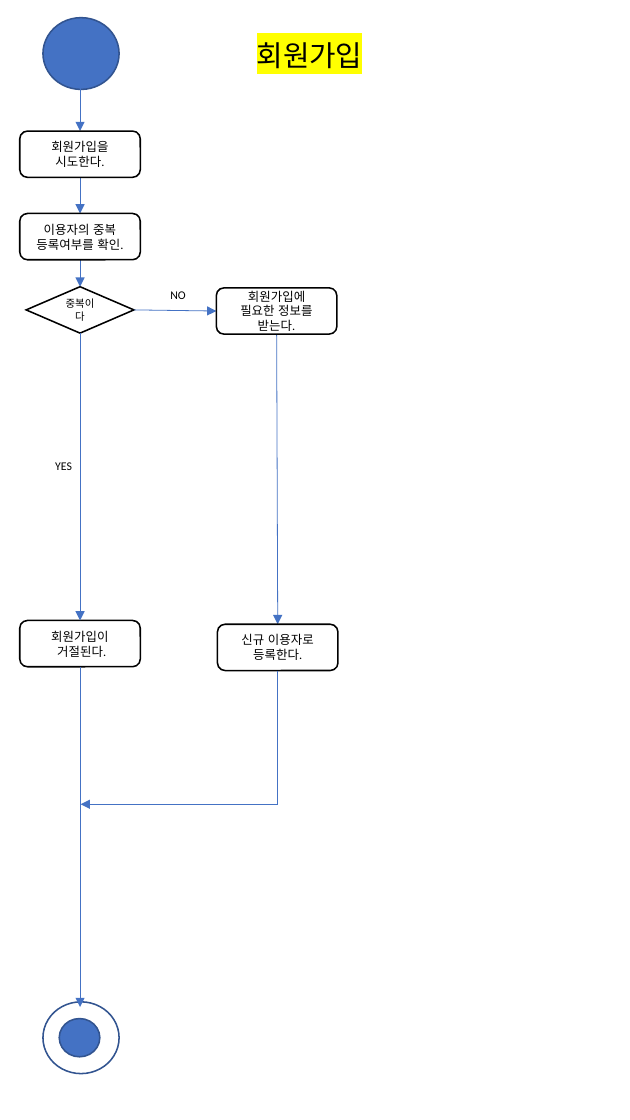
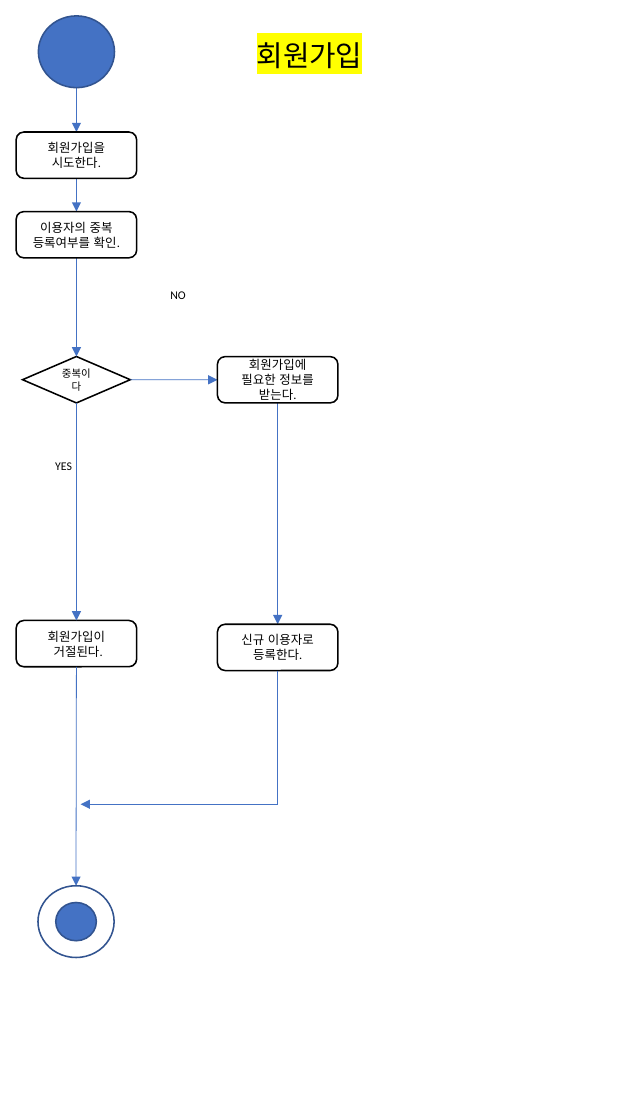
Before and after one commit to deodeok/moba, a slide deck: slide 1 of 소공 설계서/워크플로우.pptx. Drawn at 630x1120 pixels with LibreOffice and Linux fonts; fonts in the diff are those of the drawing. Boxes give left, top, right and bottom in pixels: in the first picture for what was removed or moved away, otherwise in the second. Text is boxed around its words. In the diff, an @@ line names an element or a change of style, - is before the commit and + after.

```diff
--- a/소공 설계서/워크플로우.pptx
+++ b/소공 설계서/워크플로우.pptx
@@ ellipse added at (38, 16, 114, 87), fill #4472C4, outline #325491 1 pt @@
@@ ellipse removed at (43, 18, 119, 90) @@
@@ arrow moved from (81, 54) - (81, 131) to (76, 87) - (76, 132) @@
@@ 3 rounded rectangles, 1 arrow: place and size @@
-3 rounded rectangles, 1 arrow at (20, 131, 141, 667)
+3 rounded rectangles, 1 arrow at (16, 132, 137, 667)
@@ arrow moved from (81, 260) - (81, 287) to (76, 258) - (76, 356) @@
@@ diamond "중복이다": place and size @@
-diamond "중복이다" at (26, 287, 133, 333)
+diamond "중복이다" at (22, 356, 130, 402)
@@ rounded rectangle "회원가입에 필요한 정보를 받는다.": place and size @@
-rounded rectangle "회원가입에 필요한 정보를 받는다." at (216, 288, 337, 334)
+rounded rectangle "회원가입에 필요한 정보를 받는다." at (217, 356, 339, 402)
@@ arrow moved from (135, 311) - (216, 312) to (130, 380) - (217, 380) @@
@@ arrow moved from (81, 333) - (81, 621) to (76, 404) - (76, 621) @@
@@ arrow moved from (277, 334) - (278, 624) to (278, 404) - (278, 624) @@
@@ arrow moved from (81, 667) - (81, 1008) to (76, 667) - (76, 887) @@
@@ ellipse added at (38, 887, 114, 958), fill #FFFFFF, outline #325491 1 pt @@
@@ ellipse added at (56, 904, 96, 942), fill #4472C4, outline #325491 1 pt @@
@@ ellipse removed at (43, 1003, 119, 1075) @@
@@ ellipse removed at (59, 1019, 100, 1057) @@
```
Also in this commit, not shown: 4 other slides changed, 1 slide added, 2 slides removed, 1 other file.
